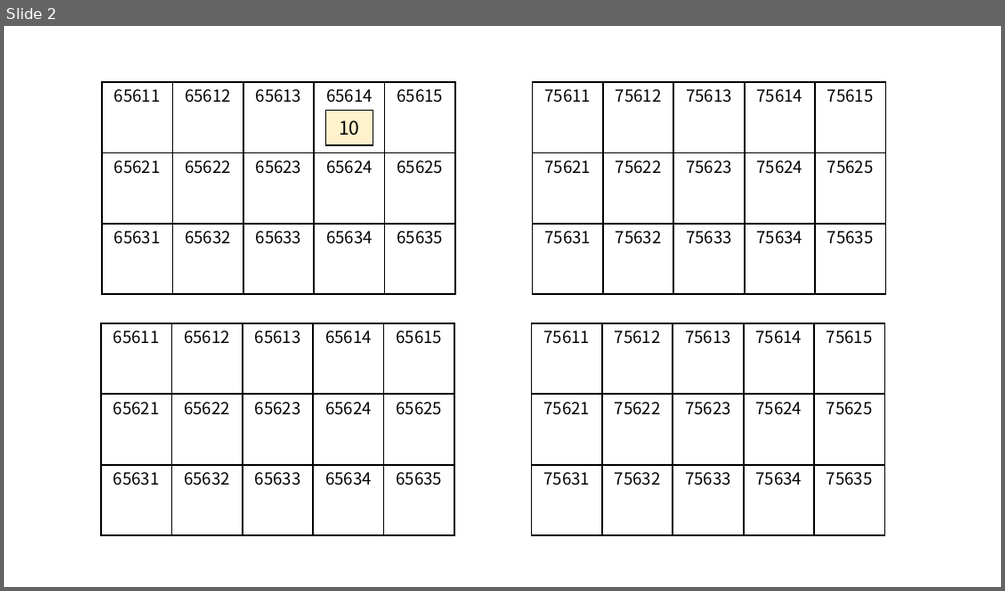
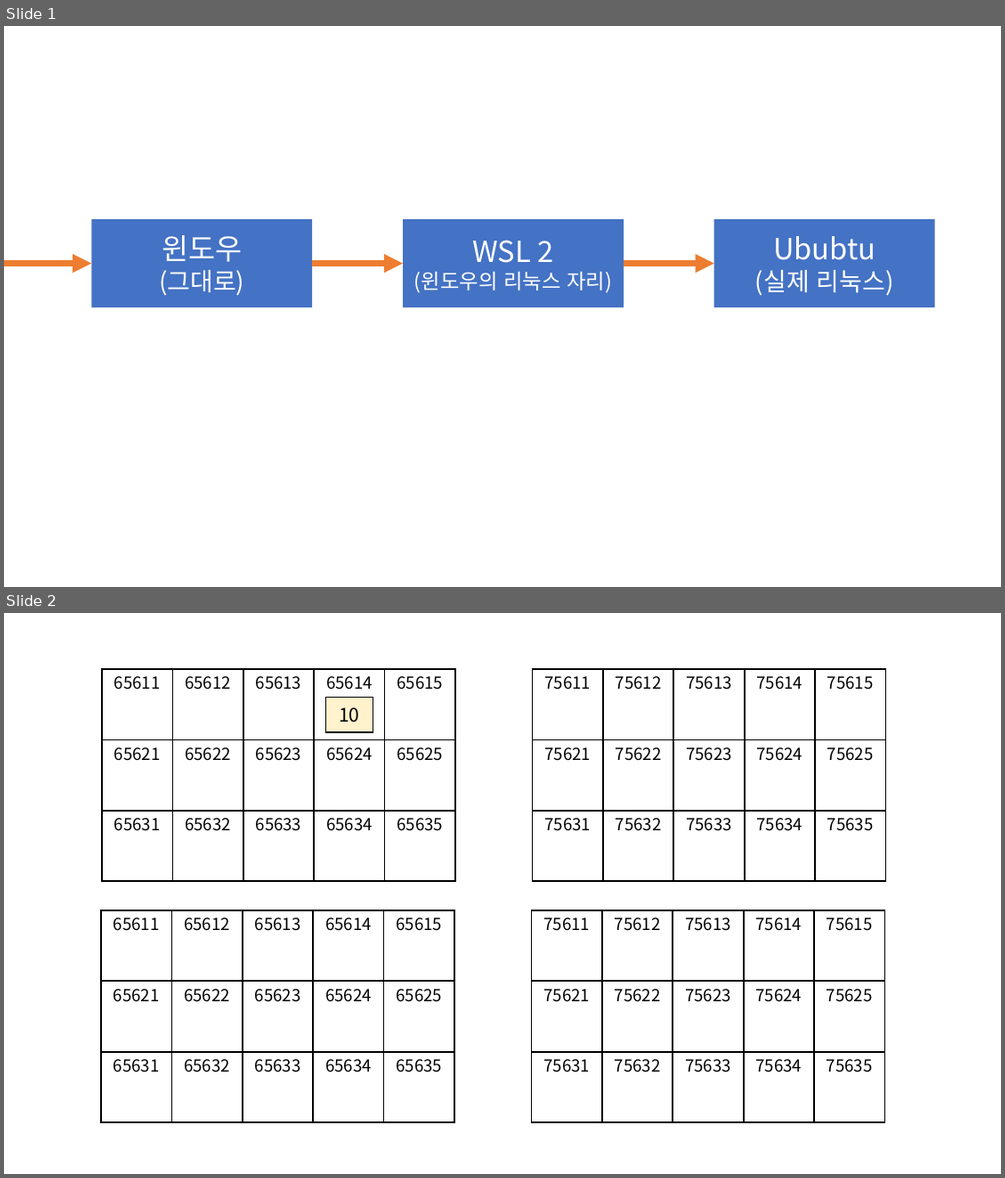
Before and after one commit to ho8566z/daily_log, a slide deck: notion/create_notion_img.pptx. Shown one above the other, each under a label of ours: slide 2 before the commit, slides 1 and 2 after it. The pictures are 1005x591 and 1005x1178 pixels, drawn with LibreOffice and Linux fonts; fonts in the diff are those of the drawing. Boxes give left, top, right and bottom in pixels: in the first picture for what was removed or moved away, otherwise in the second. Text is boxed around its words. In the diff, an @@ line names an element or a change of style, - is before the commit and + after.

```diff
--- a/notion/create_notion_img.pptx
+++ b/notion/create_notion_img.pptx
@@ slide 1 added at <box>4,26,1001,587</box>, background #FFFFFF @@
@@ rectangle added at <box>91,219,312,307</box>, fill #4472C4, 24 pt, text #FFFFFF @@
+윈도우
+(그대로)
@@ rectangle added at <box>403,219,623,307</box>, fill #4472C4, 20 pt, text #FFFFFF @@
+WSL 2
+(윈도우의 리눅스 자리)
@@ rectangle added at <box>714,219,935,307</box>, fill #4472C4, 24 pt, text #FFFFFF @@
+Ububtu
+(실제 리눅스)
@@ arrow added from (4, 263) to (91, 263), #ED7D31 6 pt @@
@@ arrow added from (312, 263) to (403, 263), #ED7D31 6 pt @@
@@ arrow added from (624, 263) to (714, 263), #ED7D31 6 pt @@
```
Also in this commit, not shown: 1 slide removed, 12 other files.
